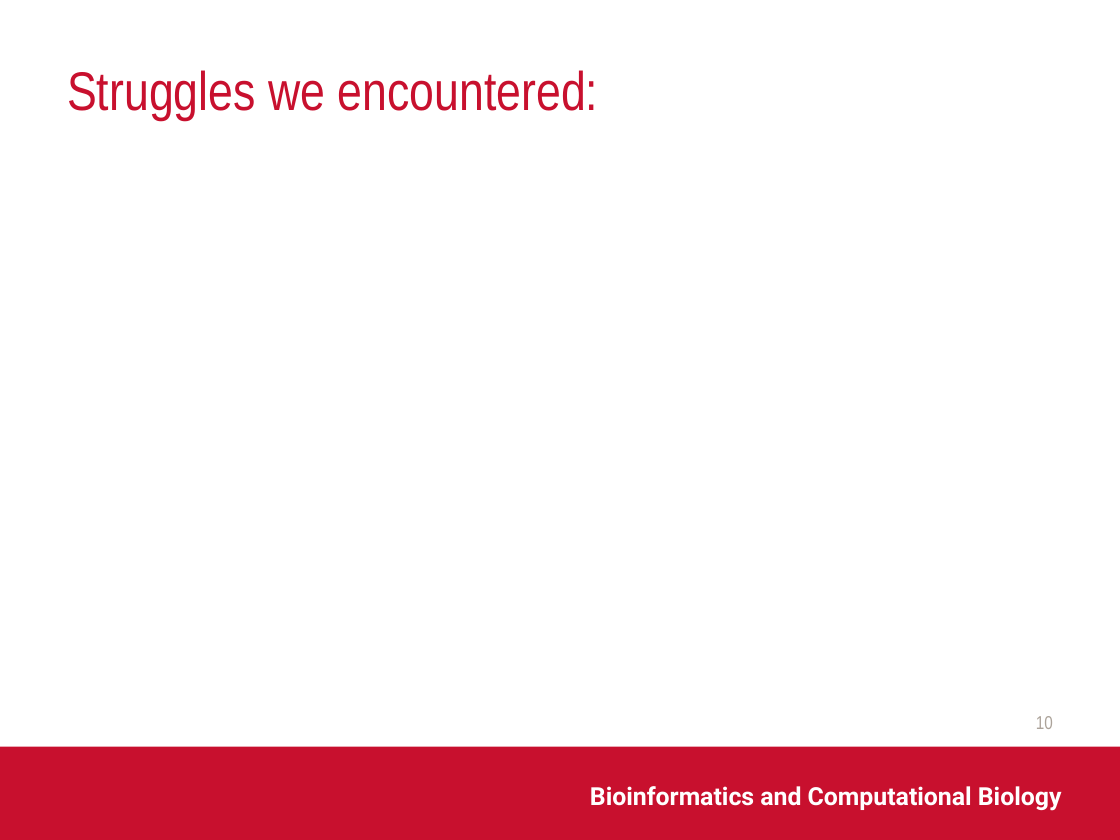
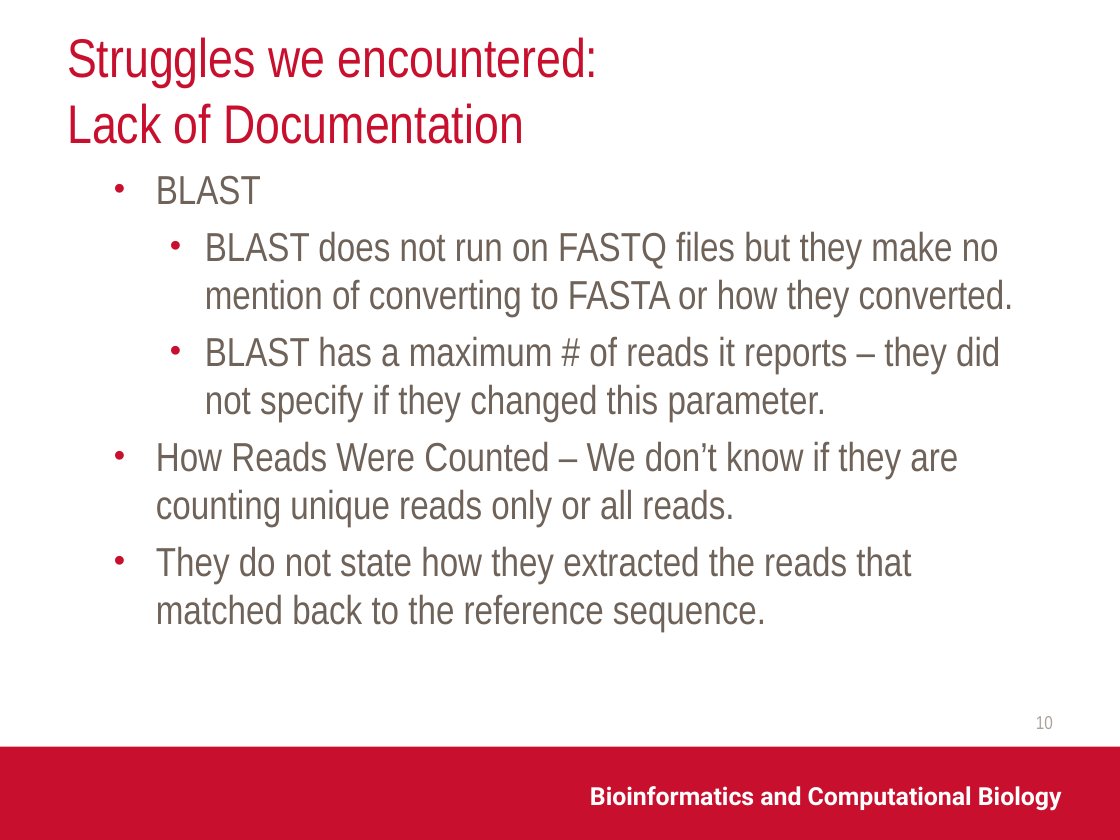
Before and after one commit to MissElena09/BCB546X_FinalProject, a slide deck: slide 10 of Group_Project_Presentation.pptx. Drawn at 1120x840 pixels with LibreOffice and Linux fonts; fonts in the diff are those of the drawing; background and template pictures are left out. Boxes give left, top, right and bottom in pixels: in the first picture for what was removed or moved away, otherwise in the second. Text is boxed around its words. In the diff, an @@ line names an element or a change of style, - is before the commit and + after.

```diff
--- a/Group_Project_Presentation.pptx
+++ b/Group_Project_Presentation.pptx
@@ title at box(67, 37, 599, 144): text changed @@
-Struggles we encountered:
+Struggles we encountered:
+Lack of Documentation
@@ text added at box(156, 176, 1014, 633), 26 pt, text #6E6259 @@
+• BLAST
+  • BLAST does not run on FASTQ files but they make no mention of converting to FASTA or how they converted.
+  • BLAST has a maximum # of reads it reports – they did not specify if they changed this parameter.
+• How Reads Were Counted – We don’t know if they are counting unique reads only or all reads.
+• They do not state how they extracted the reads that matched back to the reference sequence.
```
Also in this commit, not shown: 3 other slides changed, 2 slides added.
